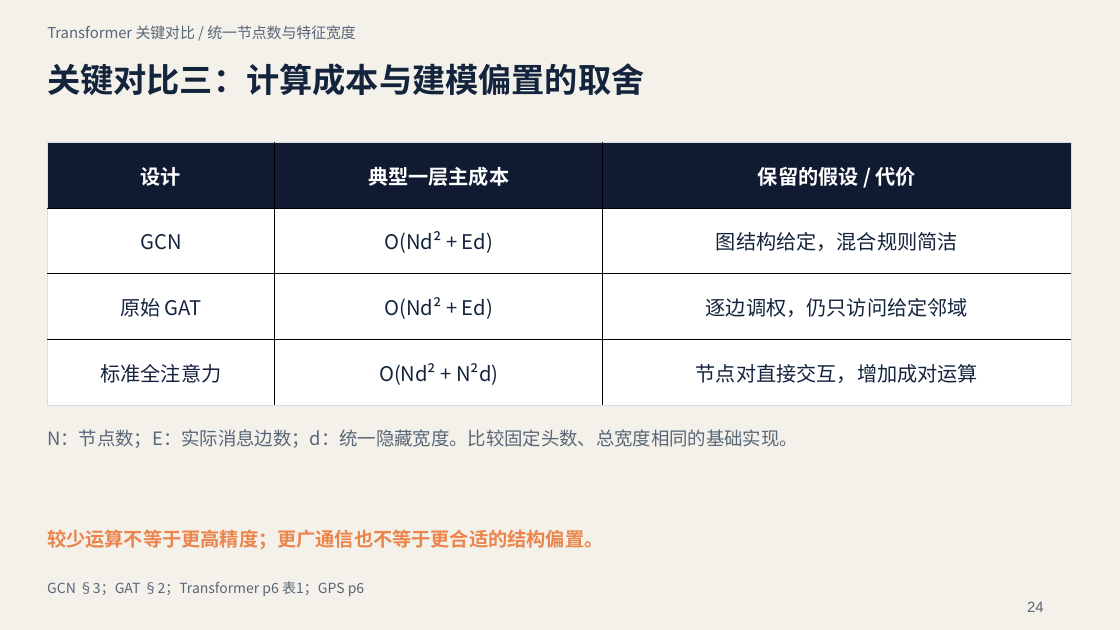
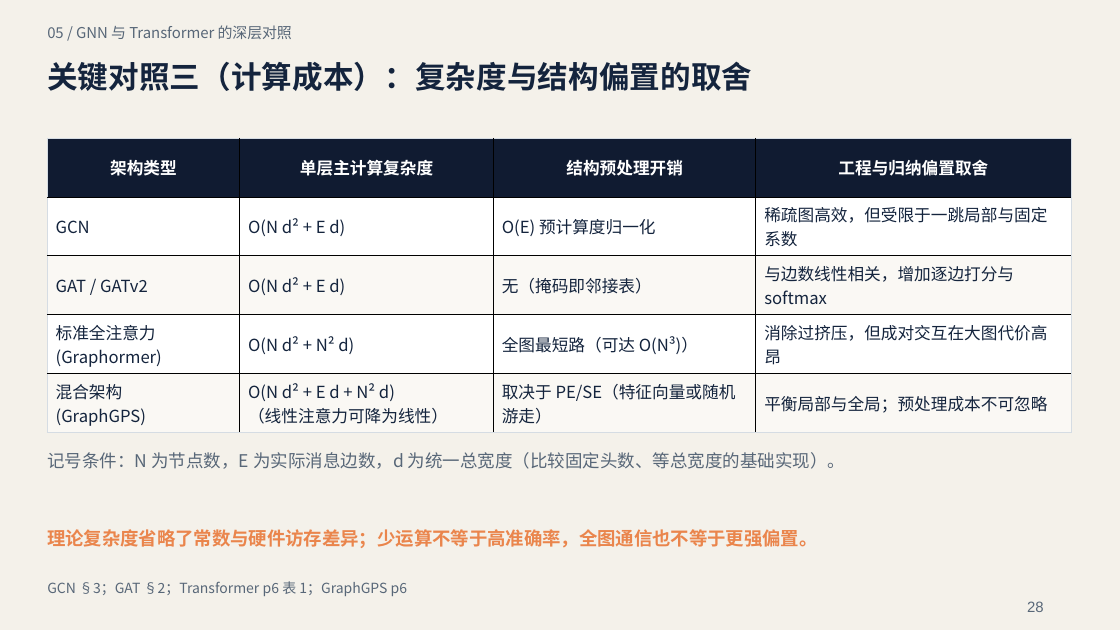
Before and after one commit to guozongzhi/GNN, a slide deck: slide 28 of outputs/presentations/GNN-原理与关键论文.pptx (slide 24 before the commit). Drawn at 1120x630 pixels with LibreOffice and Linux fonts; fonts in the diff are those of the drawing. Boxes give left, top, right and bottom in pixels: in the first picture for what was removed or moved away, otherwise in the second. Text is boxed around its words. In the diff, an @@ line names an element or a change of style, - is before the commit and + after.

```diff
--- a/outputs/presentations/GNN-原理与关键论文.pptx
+++ b/outputs/presentations/GNN-原理与关键论文.pptx
@@ text at [47,25,292,39]: text changed @@
-Transformer 关键对比 / 统一节点数与特征宽度
+05 / GNN 与 Transformer 的深层对照
@@ text at [47,61,752,91]: text changed; size 28.5 to 26.2 pt @@
-关键对比三：计算成本与建模偏置的取舍
+关键对照三（计算成本）：复杂度与结构偏置的取舍
@@ table removed at [47,143,1071,405], 4 rows, 3 columns @@
-设计 | 典型一层主成本 | 保留的假设 / 代价
-GCN | O(Nd² + Ed) | 图结构给定，混合规则简洁
-原始 GAT | O(Nd² + Ed) | 逐边调权，仍只访问给定邻域
-标准全注意力 | O(Nd² + N²d) | 节点对直接交互，增加成对运算
@@ table added at [47,139,1070,433], 5 rows, 4 columns @@
+架构类型 | 单层主计算复杂度 | 结构预处理开销 | 工程与归纳偏置取舍
+GCN | O(N d² + E d) | O(E) 预计算度归一化 | 稀疏图高效，但受限于一跳局部与固定系数
+GAT / GATv2 | O(N d² + E d) | 无（掩码即邻接表） | 与边数线性相关，增加逐边打分与 softmax
+标准全注意力 / (Graphormer) | O(N d² + N² d) | 全图最短路（可达 O(N³)） | 消除过挤压，但成对交互在大图代价高昂
+混合架构 / (GraphGPS) | O(N d² + E d + N² d) / （线性注意力可降为线性） | 取决于 PE/SE（特征向量或随机游走） | 平衡局部与全局；预处理成本不可忽略
@@ text at [47,452,845,469]: text changed; size 15.8 to 15 pt @@
-N：节点数；E：实际消息边数；d：统一隐藏宽度。比较固定头数、总宽度相同的基础实现。
+记号条件：N 为节点数，E 为实际消息边数，d 为统一总宽度（比较固定头数、等总宽度的基础实现）。
@@ text at [47,529,817,548]: text changed; size 16.5 to 15.8 pt @@
-较少运算不等于更高精度；更广通信也不等于更合适的结构偏置。
+理论复杂度省略了常数与硬件访存差异；少运算不等于高准确率，全图通信也不等于更强偏置。
@@ text at [47,581,408,596]: text changed @@
-GCN §3；GAT §2；Transformer p6 表1；GPS p6
+GCN §3；GAT §2；Transformer p6 表 1；GraphGPS p6
@@ text at [1027,601,1044,612]: text changed @@
-24
+28
```
Also in this commit, not shown: 7 other slides changed, 25 slides added, 18 slides removed, 5 other files.
